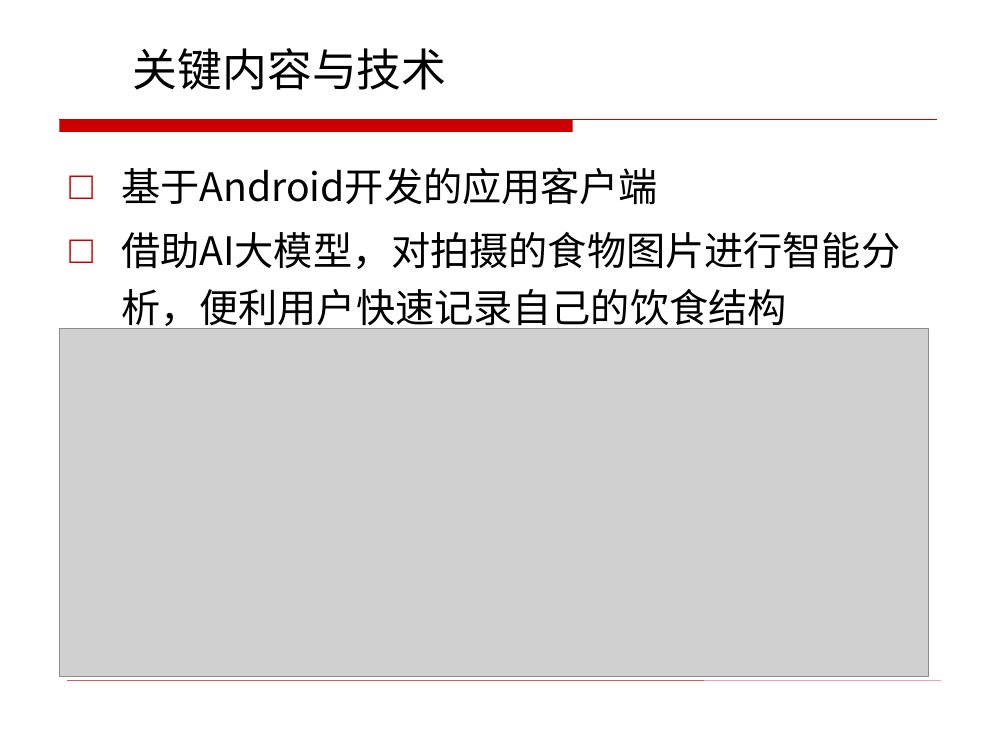
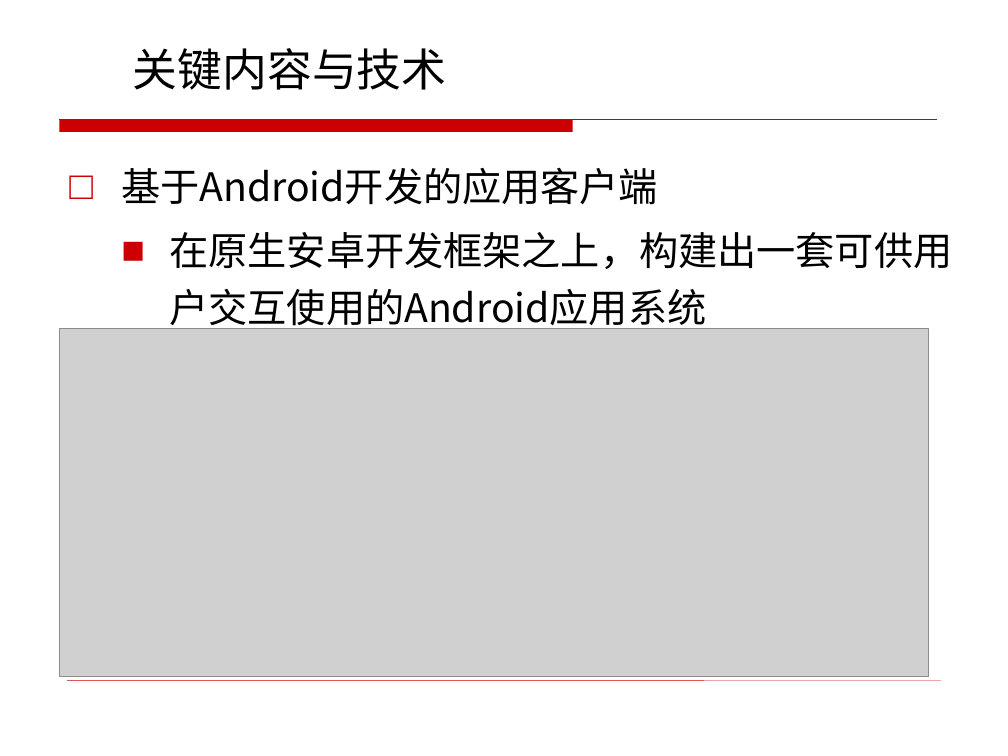
Before and after one commit to bensaku/ikun-home, a slide deck: slide 5 of 毕业设计/附件1：软件学院本科毕业设计汇报检查PPT模版（第1次）.pptx (slide 4 before the commit). Drawn at 1008x756 pixels with LibreOffice and Linux fonts; fonts in the diff are those of the drawing; grey boxes stand for pictures; background and template pictures are left out. Boxes give left, top, right and bottom in pixels: in the first picture for what was removed or moved away, otherwise in the second. Text is boxed around its words. In the diff, an @@ line names an element or a change of style, - is before the commit and + after.

```diff
--- a/毕业设计/附件1：软件学院本科毕业设计汇报检查PPT模版（第1次）.pptx
+++ b/毕业设计/附件1：软件学院本科毕业设计汇报检查PPT模版（第1次）.pptx
@@ text at box(169, 232, 952, 333): text changed @@
-□ 借助AI大模型，对拍摄的食物图片进行智能分析，便利用户快速记录自己的饮食结构
+  ■ 在原生安卓开发框架之上，构建出一套可供用户交互使用的Android应用系统
```
Also in this commit, not shown: 2 other slides changed, 2 slides added.
